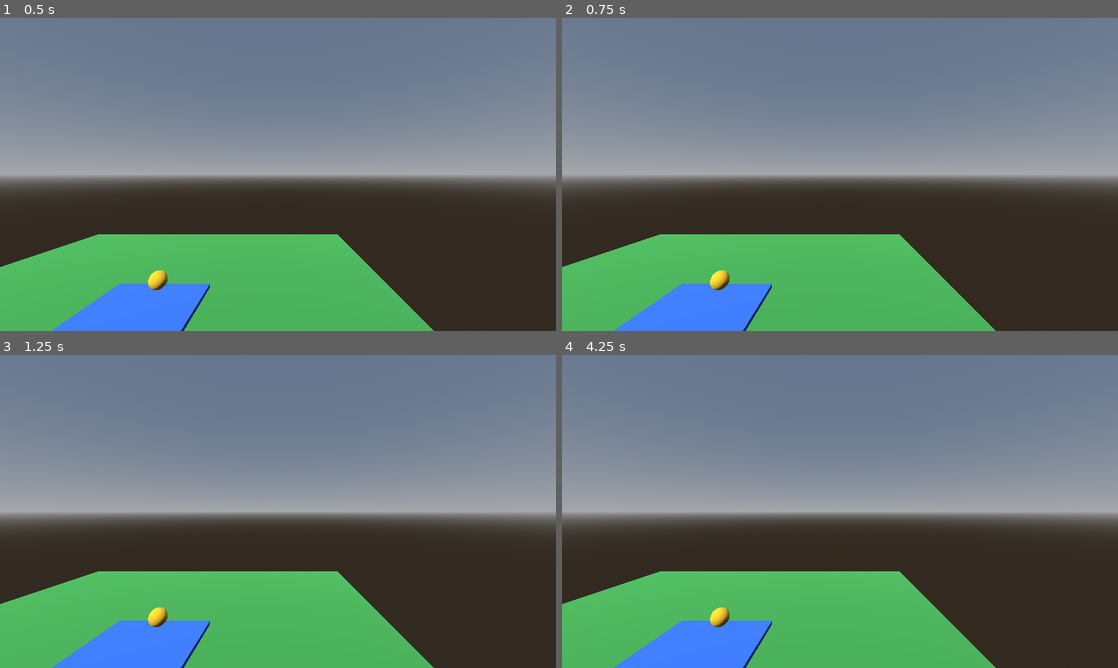
Above: before the commit, frames 1-4 (two rows, left to right).
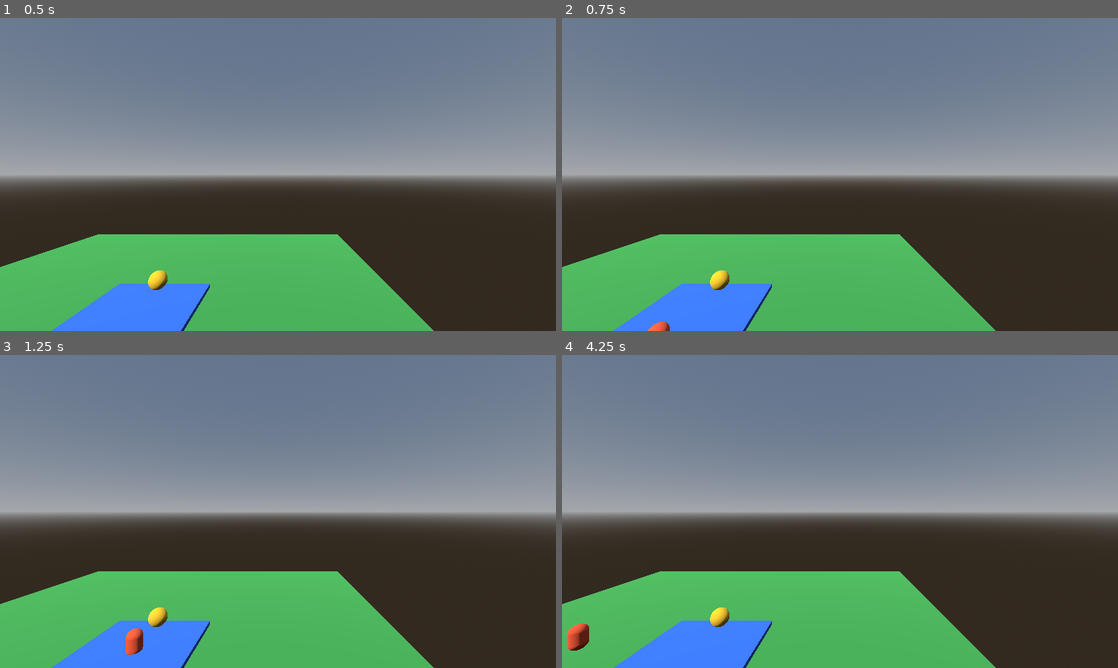
Above: after the commit, the same moments.

Repository: Stealtheeggs/steal-the-eggs
Game: Godot game, scene res://main.tscn
The game is run twice, just before and just after one commit, with the same random seed, the same clock (stepped at 60 frames per second) and the same inputs.
Inputs:
- Up to frame 1 (0.5 s): no input
- Up to frame 2 (0.75 s): tap Enter at 0.5 s; hold Up (ui_up) from 0.53 s (still down)
- Up to frame 3 (1.25 s): keep holding Up (ui_up)
- Up to frame 4 (4.25 s): release Up (ui_up) at 2.03 s; hold Left (ui_left) 2.03-3.53 s; hold Down (ui_down) from 3.53 s (still down)

Frame 1 is identical in both runs. In frame 2, less than 0.1% of the frame differs, in the area x 15-20%, y 97-100%; in frame 3, 0.2%; in frame 4, 0.3%, in the area x 0-5%, y 85-95%.

Commit message:
Update main.gd

Diff:
--- a/main.gd
+++ b/main.gd
@@ -1,6 +1,9 @@
 extends Node3D
 
 var player_speed: float = 6.0
+
+var player: CharacterBody3D
+var camera: Camera3D
 
 
 func _ready() -> void:
@@ -8,6 +11,29 @@
 	create_ground()
 	create_base()
 	create_egg()
+	create_player()
+
+
+func _physics_process(delta: float) -> void:
+	if player == null:
+		return
+
+	var input_dir := Vector2(
+		Input.get_action_strength("ui_right") - Input.get_action_strength("ui_left"),
+		Input.get_action_strength("ui_down") - Input.get_action_strength("ui_up")
+	)
+
+	var direction := Vector3(input_dir.x, 0, input_dir.y).normalized()
+
+	player.velocity.x = direction.x * player_speed
+	player.velocity.z = direction.z * player_speed
+
+	if not player.is_on_floor():
+		player.velocity.y -= 20.0 * delta
+	else:
+		player.velocity.y = 0.0
+
+	player.move_and_slide()
 
 
 func create_environment() -> void:
@@ -26,7 +52,7 @@
 	sunlight.light_energy = 1.2
 	add_child(sunlight)
 
-	var camera := Camera3D.new()
+	camera = Camera3D.new()
 	camera.position = Vector3(10, 10, 14)
 	camera.look_at(Vector3.ZERO, Vector3.UP)
 	camera.current = true
@@ -34,16 +60,24 @@
 
 
 func create_ground() -> void:
-	var ground := MeshInstance3D.new()
+	var ground := StaticBody3D.new()
+	ground.position.y = -0.5
+
+	var mesh_instance := MeshInstance3D.new()
 	var mesh := BoxMesh.new()
-
 	mesh.size = Vector3(40, 1, 40)
-	ground.mesh = mesh
-	ground.position.y = -0.5
+	mesh_instance.mesh = mesh
 
 	var material := StandardMaterial3D.new()
 	material.albedo_color = Color(0.25, 0.65, 0.3)
-	ground.material_override = material
+	mesh_instance.material_override = material
+	ground.add_child(mesh_instance)
+
+	var collision := CollisionShape3D.new()
+	var shape := BoxShape3D.new()
+	shape.size = Vector3(40, 1, 40)
+	collision.shape = shape
+	ground.add_child(collision)
 
 	add_child(ground)
 
@@ -77,3 +111,29 @@
 	egg.material_override = material
 
 	add_child(egg)
+
+
+func create_player() -> void:
+	player = CharacterBody3D.new()
+	player.name = "Player"
+	player.position = Vector3(0, 1.2, 4)
+
+	var mesh_instance := MeshInstance3D.new()
+	var capsule := CapsuleMesh.new()
+	capsule.radius = 0.5
+	capsule.height = 1.8
+	mesh_instance.mesh = capsule
+
+	var material := StandardMaterial3D.new()
+	material.albedo_color = Color(1.0, 0.35, 0.2)
+	mesh_instance.material_override = material
+	player.add_child(mesh_instance)
+
+	var collision := CollisionShape3D.new()
+	var shape := CapsuleShape3D.new()
+	shape.radius = 0.5
+	shape.height = 1.8
+	collision.shape = shape
+	player.add_child(collision)
+
+	add_child(player)
